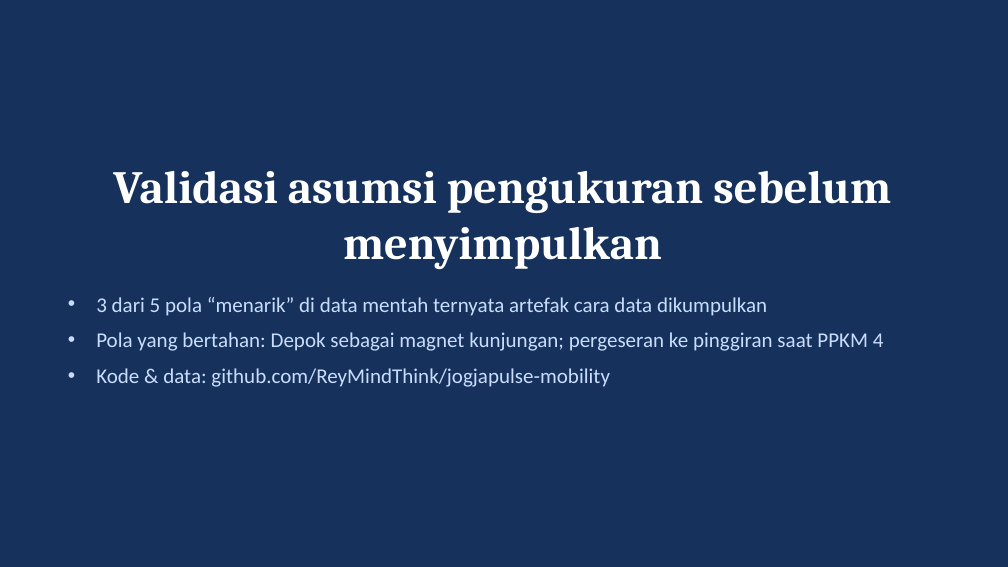
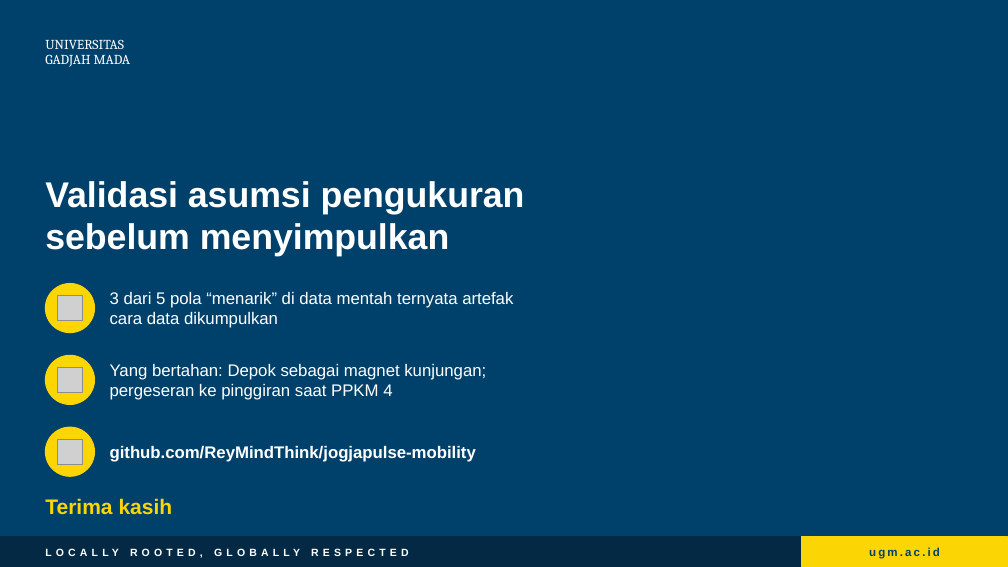
Before and after one commit to ReyMindThink/jogjapulse-mobility, a slide deck: slide 13 of docs/jogjapulse_presentasi.pptx (slide 10 before the commit). Drawn at 1008x567 pixels with LibreOffice and Linux fonts; fonts in the diff are those of the drawing; grey boxes stand for pictures; background and template pictures are left out. Boxes give left, top, right and bottom in pixels: in the first picture for what was removed or moved away, otherwise in the second. Text is boxed around its words. In the diff, an @@ line names an element or a change of style, - is before the commit and + after.

```diff
--- a/docs/jogjapulse_presentasi.pptx
+++ b/docs/jogjapulse_presentasi.pptx
@@ background #16325C to #00416B @@
@@ text added at bbox=[45, 39, 131, 67], 13 pt, text #FFFFFF @@
+UNIVERSITAS
+GADJAH MADA
@@ title "Validasi asumsi pengukuran sebelum menyimpulkan": place and size @@
-title "Validasi asumsi pengukuran sebelum menyimpulkan" at bbox=[113, 171, 891, 269]
+title "Validasi asumsi pengukuran sebelum menyimpulkan" at bbox=[45, 181, 525, 257]
@@ title "Validasi asumsi pengukuran sebelum menyimpulkan" at bbox=[45, 181, 525, 257]: size 44 to 34 pt, font Cambria to Arial; alignment centre to left @@
@@ ellipse added at bbox=[45, 284, 95, 333], fill #FBD504, outline #FBD504 1 pt @@
@@ picture added at bbox=[57, 296, 82, 321] @@
@@ text removed at bbox=[96, 297, 884, 387] @@
-• 3 dari 5 pola “menarik” di data mentah ternyata artefak cara data dikumpulkan
-• Pola yang bertahan: Depok sebagai magnet kunjungan; pergeseran ke pinggiran saat PPKM 4
-• Kode & data: github.com/ReyMindThink/jogjapulse-mobility
@@ text added at bbox=[110, 292, 513, 328], 16 pt, text #FFFFFF @@
+3 dari 5 pola “menarik” di data mentah ternyata artefak cara data dikumpulkan
@@ ellipse added at bbox=[45, 355, 95, 405], fill #FBD504, outline #FBD504 1 pt @@
@@ picture added at bbox=[57, 368, 82, 392] @@
@@ text added at bbox=[110, 364, 486, 400], 16 pt, text #FFFFFF @@
+Yang bertahan: Depok sebagai magnet kunjungan; pergeseran ke pinggiran saat PPKM 4
@@ ellipse added at bbox=[45, 427, 95, 476], fill #FBD504, outline #FBD504 1 pt @@
@@ picture added at bbox=[57, 439, 82, 464] @@
@@ text added at bbox=[110, 446, 476, 462], 16 pt, text #FFFFFF, bold @@
+github.com/ReyMindThink/jogjapulse-mobility
@@ text added at bbox=[45, 498, 173, 515], 20 pt, text #FBD504, bold @@
+Terima kasih
@@ rectangle added at bbox=[0, 537, 1008, 567], fill #032944, outline #032944 1 pt @@
@@ rectangle added at bbox=[802, 537, 1008, 567], fill #FBD504, outline #FBD504 1 pt @@
@@ text added at bbox=[130, 548, 409, 558], 10 pt, text #FFFFFF, bold @@
+LOCALLY ROOTED, GLOBALLY RESPECTED
@@ text added at bbox=[869, 547, 940, 559], 11 pt, text #00416B, bold @@
+ugm.ac.id
```
Also in this commit, not shown: 8 other slides changed, 4 slides added, 1 slide removed, 9 other files.
